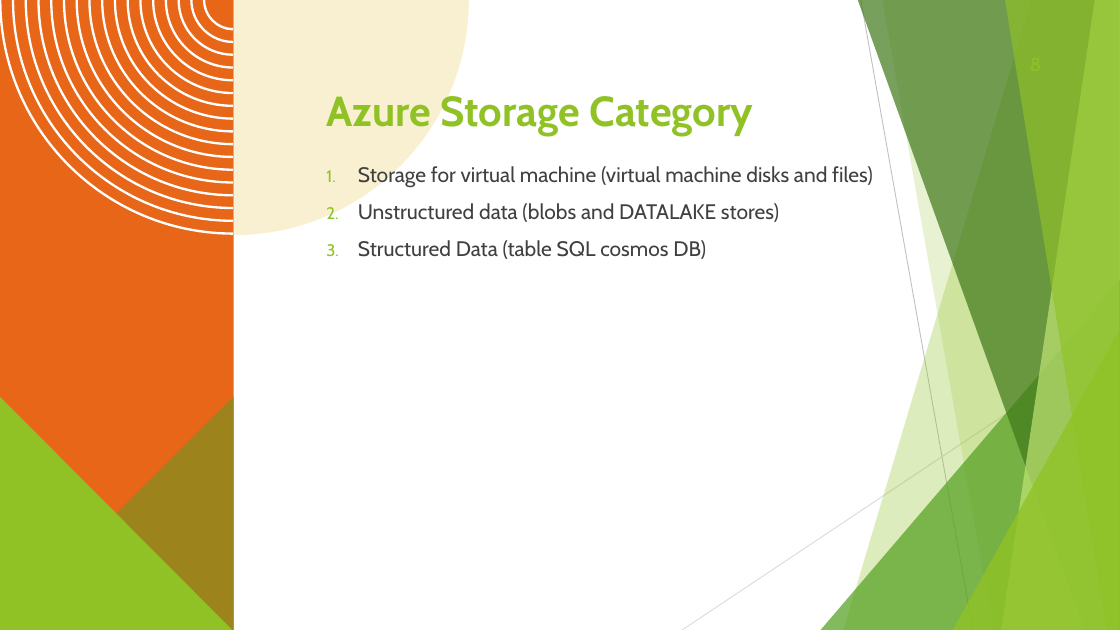
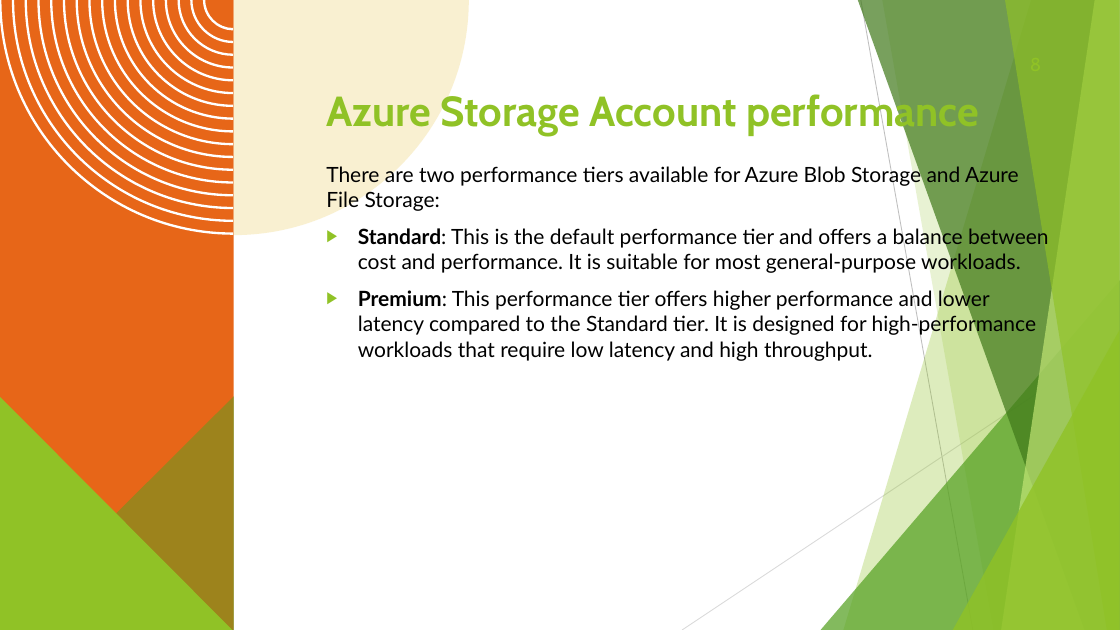
Before and after one commit to radhey24h/cloud-in-depth, a slide deck: slide 8 of azure-in-depth/Day-3-Azure-Storage/01-Azure-Storage.pptx. Drawn at 1120x630 pixels with LibreOffice and Linux fonts; fonts in the diff are those of the drawing. Boxes give left, top, right and bottom in pixels: in the first picture for what was removed or moved away, otherwise in the second. Text is boxed around its words. In the diff, an @@ line names an element or a change of style, - is before the commit and + after.

Commit message:
azure storage ppt completed

```diff
--- a/azure-in-depth/Day-3-Azure-Storage/01-Azure-Storage.pptx
+++ b/azure-in-depth/Day-3-Azure-Storage/01-Azure-Storage.pptx
@@ title at box(326, 91, 979, 136): text changed @@
-Azure Storage Category
+Azure Storage Account performance
@@ text at box(326, 164, 1049, 361): text changed; font Cabin to Lato; text colour #404040 to #000000 @@
-1. Storage for virtual machine (virtual machine disks and files)
-2. Unstructured data (blobs and DATALAKE stores)
-3. Structured Data (table SQL cosmos DB)
+There are two performance tiers available for Azure Blob Storage and Azure File Storage:
+▶ Standard: This is the default performance tier and offers a balance between cost and performance. It is suitable for most general-purpose workloads.
+▶ Premium: This performance tier offers higher performance and lower latency compared to the Standard tier. It is designed for high-performance workloads that require low latency and high throughput.
```
Also in this commit, not shown: 7 other slides changed, 1 slide added, 1 slide removed.
